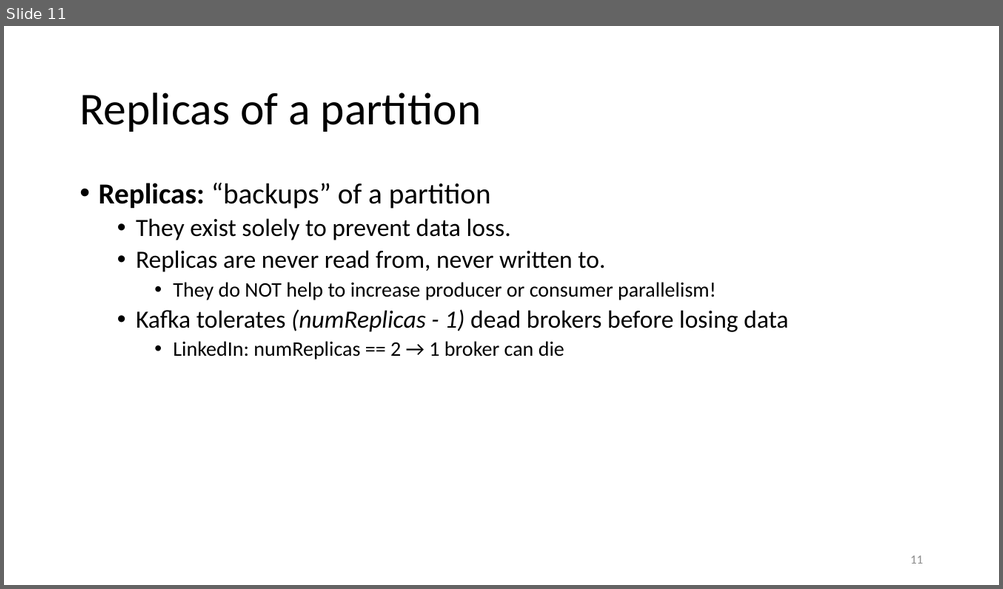
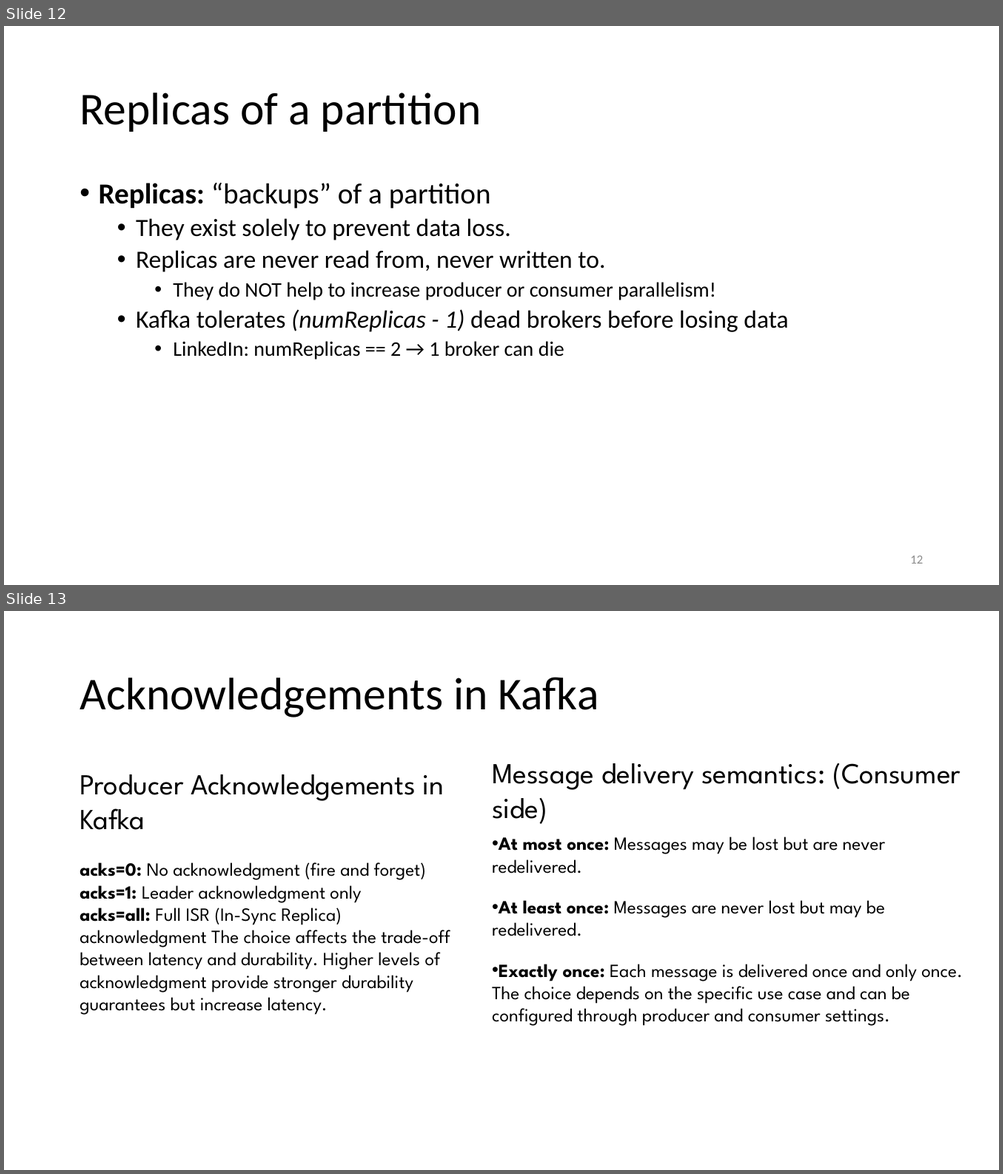
Before and after one commit to as6485/technology, a slide deck: Kafka.pptx. Shown one above the other, each under a label of ours: slide 11 before the commit, slides 12 and 13 after it. The pictures are 1003x589 and 1003x1174 pixels, drawn with LibreOffice and Linux fonts; fonts in the diff are those of the drawing. Boxes give left, top, right and bottom in pixels: in the first picture for what was removed or moved away, otherwise in the second. Text is boxed around its words. In the diff, an @@ line names an element or a change of style, - is before the commit and + after.

```diff
--- a/Kafka.pptx
+++ b/Kafka.pptx
@@ slide 13 added at <box>4,611,999,1170</box>, background #FFFFFF @@
@@ title added at <box>79,677,598,718</box>, 44 pt, text #000000 @@
+Acknowledgements in Kafka
@@ text added at <box>492,763,962,1026</box>, 18 pt, text #000000 @@
+Message delivery semantics: (Consumer side)
+• At most once: Messages may be lost but are never redelivered.
+• At least once: Messages are never lost but may be redelivered.
+• Exactly once: Each message is delivered once and only once. The choice depends on the specific use case and can be configured through producer and consumer settings.
@@ text added at <box>79,775,449,1015</box>, 18 pt, text #000000 @@
+Producer Acknowledgements in Kafka
+acks=0: No acknowledgment (fire and forget)
+acks=1: Leader acknowledgment only
+acks=all: Full ISR (In-Sync Replica) acknowledgment The choice affects the trade-off between latency and durability. Higher levels of acknowledgment provide stronger durability guarantees but increase latency.
@@ what was slide 11 is now slide 12 @@
@@ page number at <box>910,556,922,564</box>: text changed @@
-11
+12
```
Also in this commit, not shown: 1 other slide added, 7 other files.
